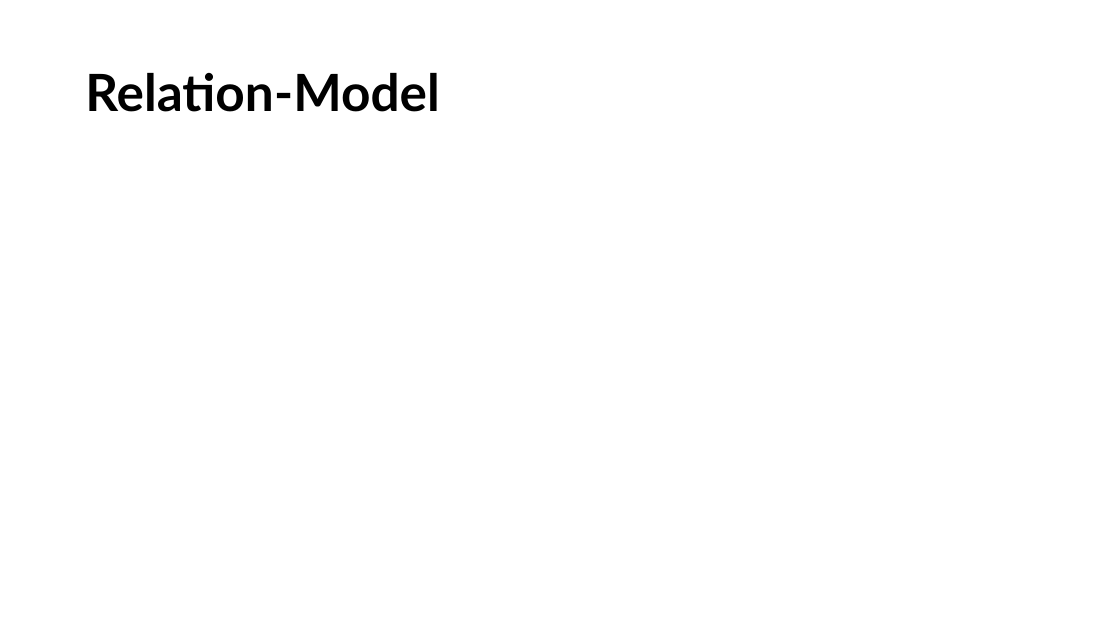
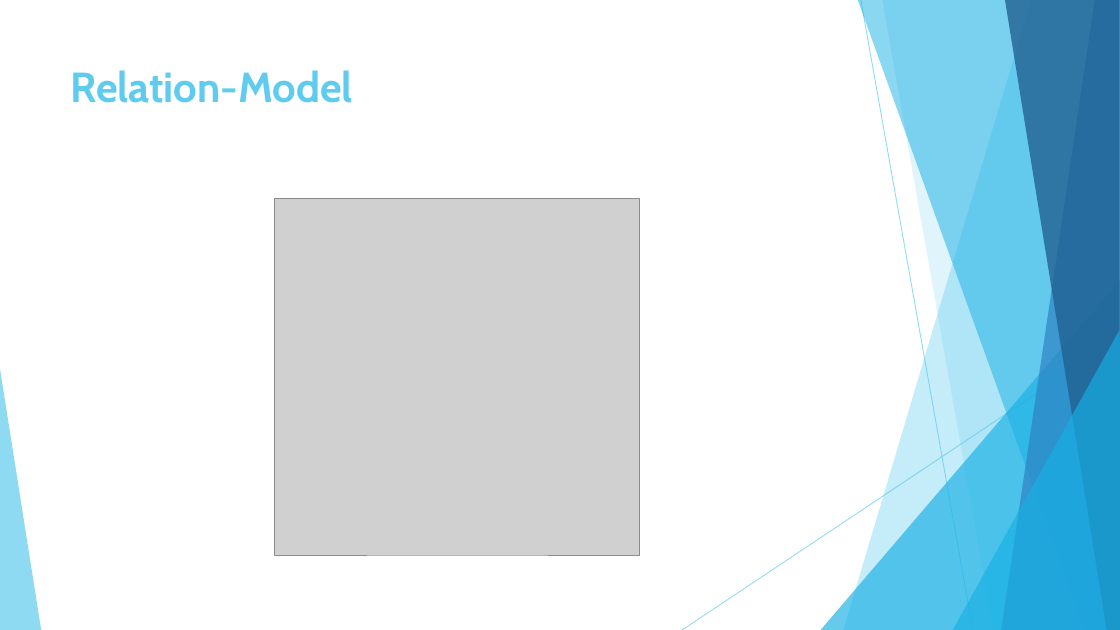
Before and after one commit to MaryGh20/Budgetverwaltungsssystem1, a slide deck: slide 9 of Doc/vorschlag1.pptx (slide 6 before the commit). Drawn at 1120x630 pixels with LibreOffice and Linux fonts; fonts in the diff are those of the drawing; grey boxes stand for pictures. Boxes give left, top, right and bottom in pixels: in the first picture for what was removed or moved away, otherwise in the second. Text is boxed around its words. In the diff, an @@ line names an element or a change of style, - is before the commit and + after.

```diff
--- a/Doc/vorschlag1.pptx
+++ b/Doc/vorschlag1.pptx
@@ title "Relation-Model": place and size @@
-title "Relation-Model" at bbox=[85, 73, 439, 112]
+title "Relation-Model" at bbox=[71, 70, 353, 103]
@@ title "Relation-Model" at bbox=[71, 70, 353, 103]: size 44 to 36 pt, font Lato to Cabin, text colour #000000 to #5FCBEF; line spacing 0.9 to 1; vertical alignment middle to top @@
@@ picture added at bbox=[275, 198, 639, 555] @@
@@ group added at bbox=[0, 0, 1120, 630]: 5 freeform shapes, 3 triangles, 2 lines @@
```
Also in this commit, not shown: 6 other slides changed, 8 slides added, 2 slides removed.
